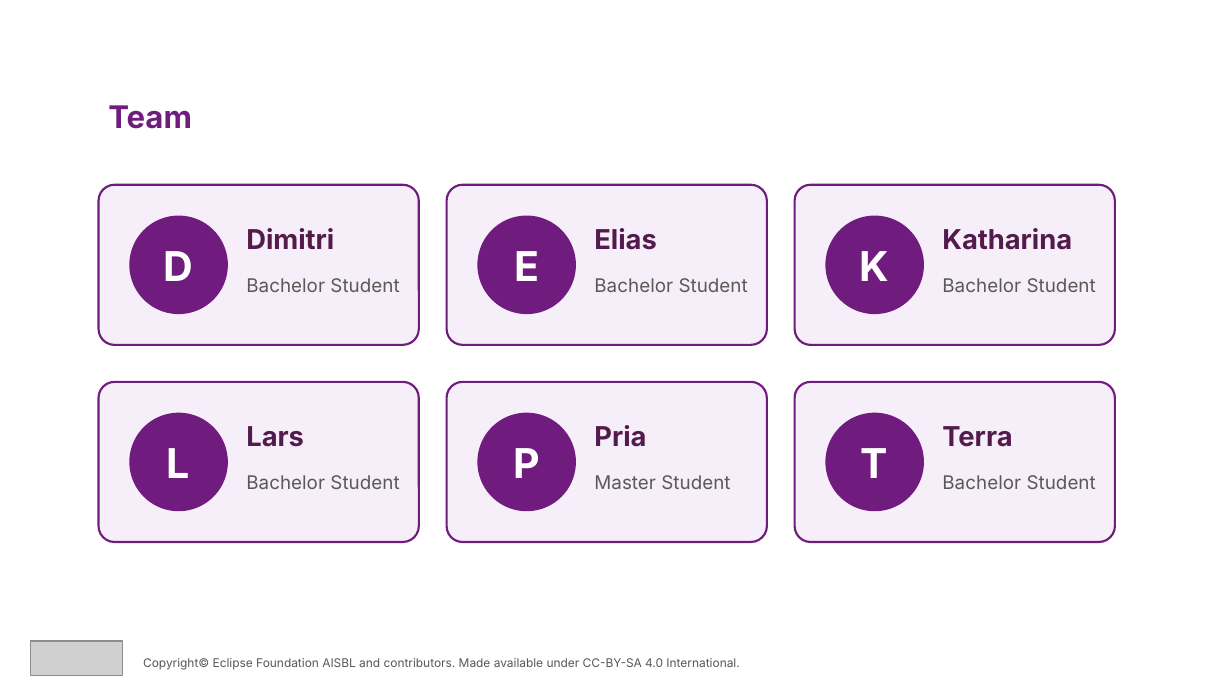
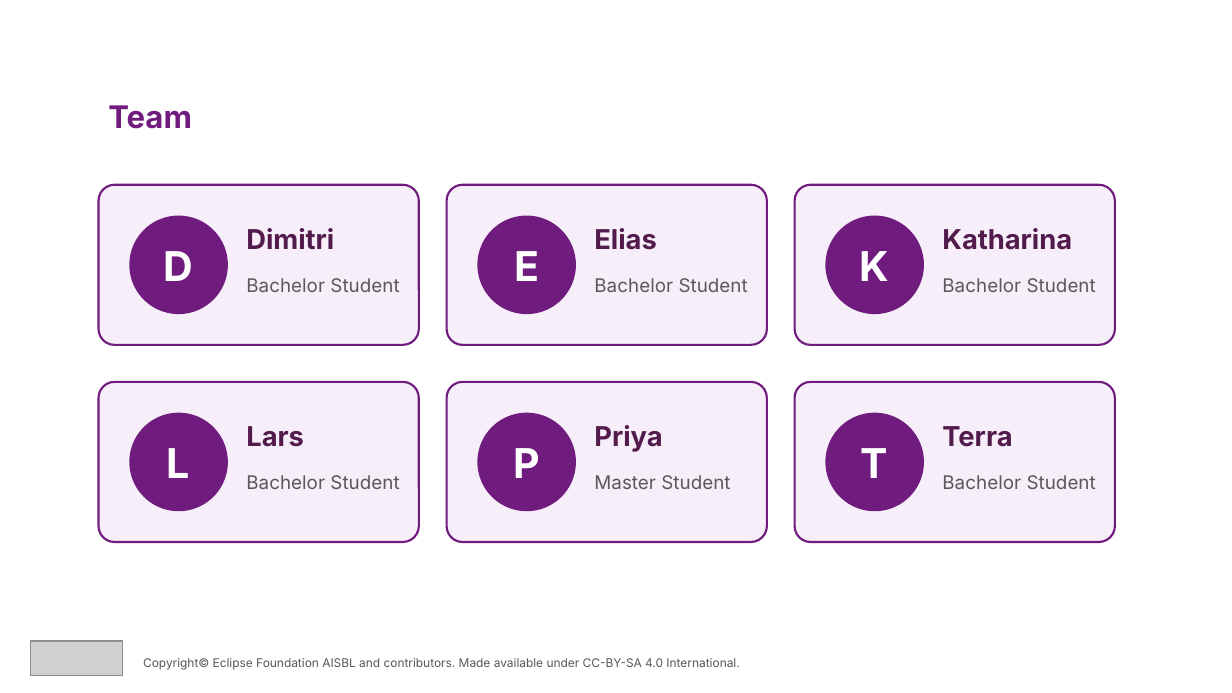
Before and after one commit to Eclipse-SDV-Hackathon-Chapter-Four/Bare-Metal-Mafia, a slide deck: slide 3 of pitch/Bare-Metal-Mafia_Pitch.pptx. Drawn at 1232x693 pixels with LibreOffice and Linux fonts; fonts in the diff are those of the drawing; grey boxes stand for pictures. Boxes give left, top, right and bottom in pixels: in the first picture for what was removed or moved away, otherwise in the second. Text is boxed around its words. In the diff, an @@ line names an element or a change of style, - is before the commit and + after.

```diff
--- a/pitch/Bare-Metal-Mafia_Pitch.pptx
+++ b/pitch/Bare-Metal-Mafia_Pitch.pptx
@@ text at [594, 425, 662, 452]: text changed @@
-Pria
+Priya
```
Also in this commit, not shown: 1 other slide changed, 3 slides added.
